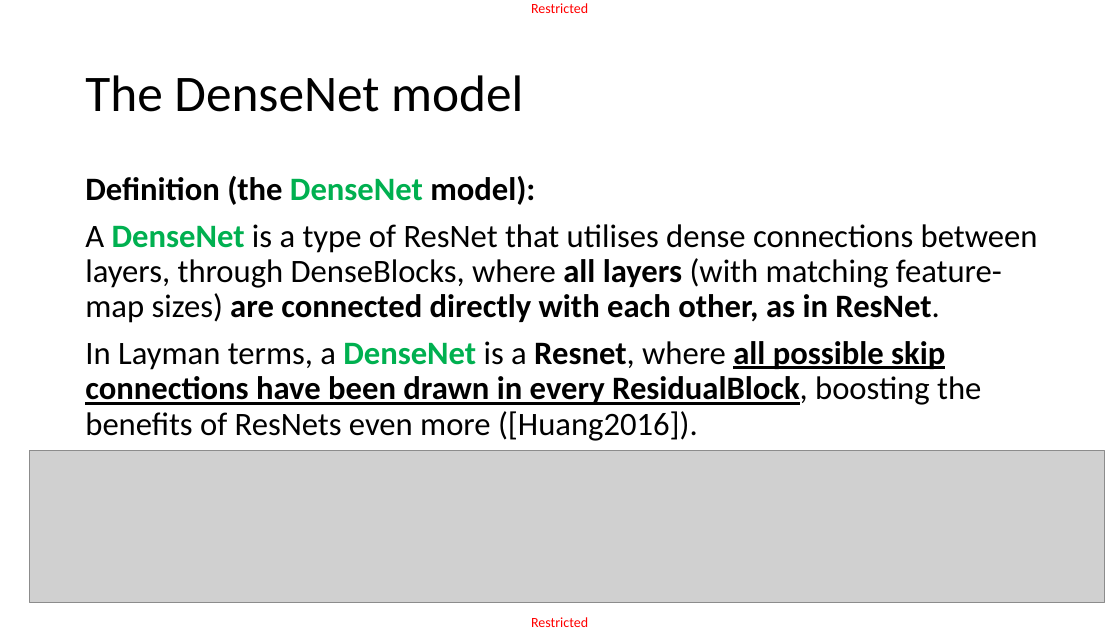
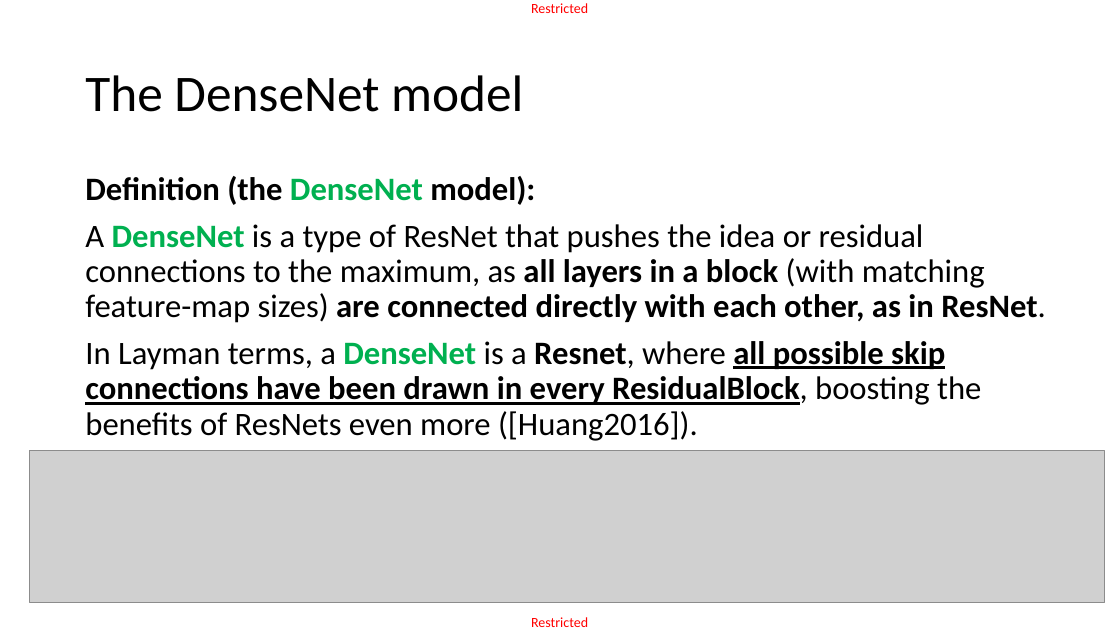
Before and after one commit to matthieudemari/SUTD_DL_50_039, a slide deck: slide 33 of W4/3. W4S3 final/W4S3.pptx (slide 34 before the commit). Drawn at 1120x630 pixels with LibreOffice and Linux fonts; fonts in the diff are those of the drawing; grey boxes stand for pictures. Boxes give left, top, right and bottom in pixels: in the first picture for what was removed or moved away, otherwise in the second. Text is boxed around its words. In the diff, an @@ line names an element or a change of style, - is before the commit and + after.

```diff
--- a/W4/3. W4S3 final/W4S3.pptx
+++ b/W4/3. W4S3 final/W4S3.pptx
@@ text at (85, 224, 1045, 323): text changed @@
-A DenseNet is a type of ResNet that utilises dense connections between layers, through DenseBlocks, where all layers (with matching feature-map sizes) are connected directly with each other, as in ResNet.
+A DenseNet is a type of ResNet that pushes the idea or residual connections to the maximum, as all layers in a block (with matching feature-map sizes) are connected directly with each other, as in ResNet.
```
Also in this commit, not shown: 10 other slides changed, 1 slide added, 2 slides removed, 27 other files.
